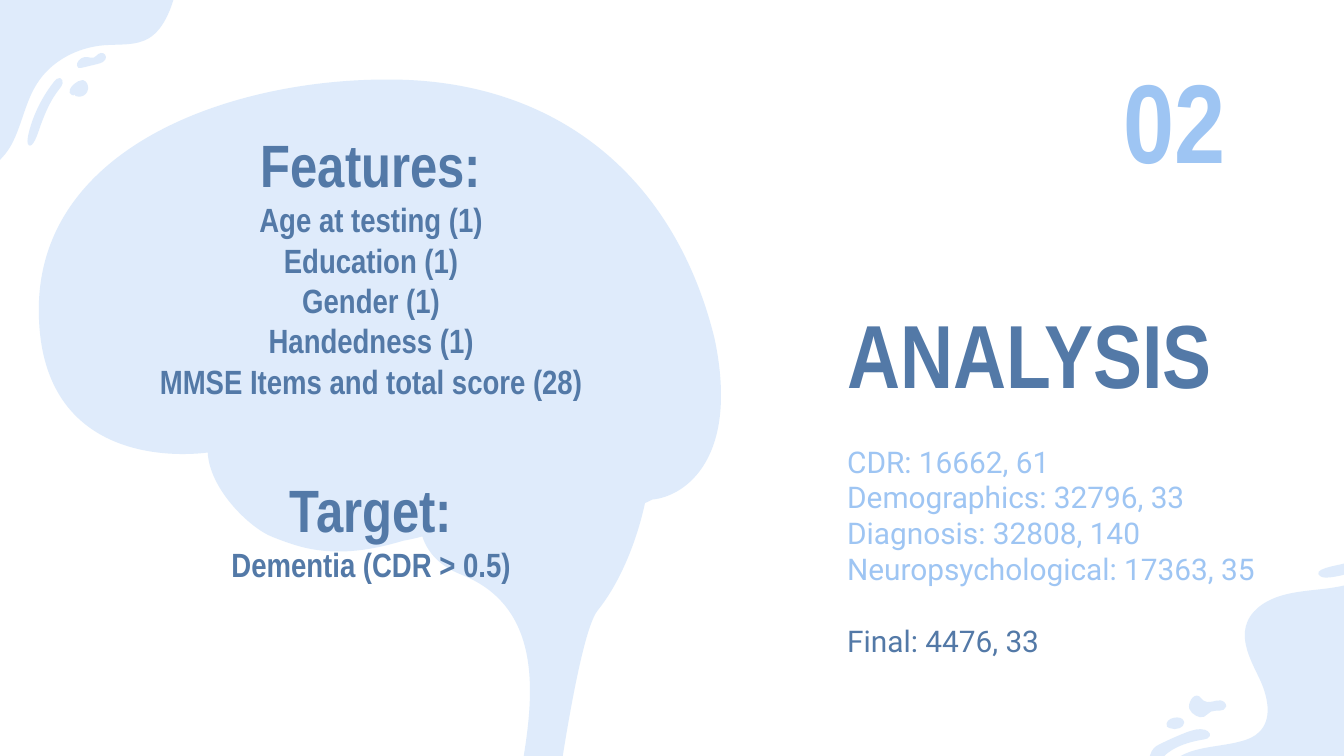
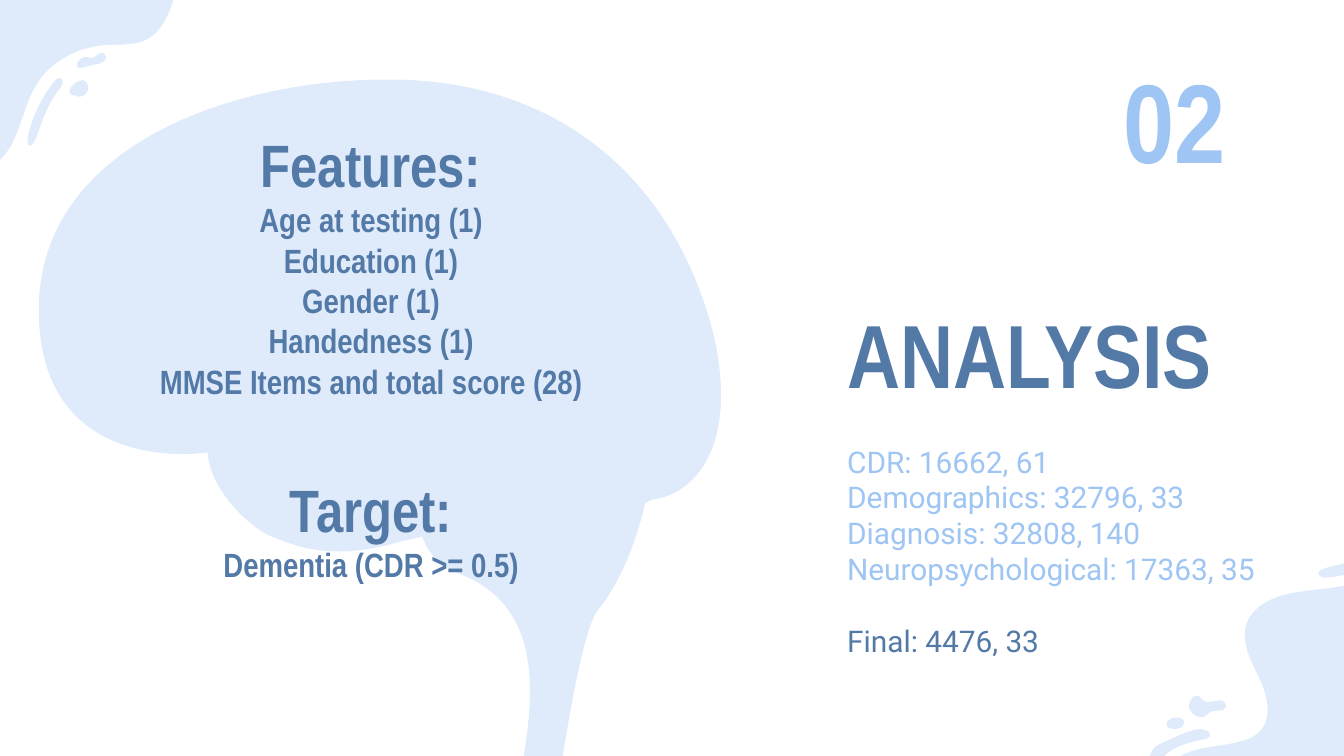
Before and after one commit to ClaytonYoung/ClaytonYoung.github.io, a slide deck: slide 5 of assets/Metis/Classification/classification_pptx_clayton_young.pptx. Drawn at 1344x756 pixels with LibreOffice and Linux fonts; fonts in the diff are those of the drawing. Boxes give left, top, right and bottom in pixels: in the first picture for what was removed or moved away, otherwise in the second. Text is boxed around its words. In the diff, an @@ line names an element or a change of style, - is before the commit and + after.

```diff
--- a/assets/Metis/Classification/classification_pptx_clayton_young.pptx
+++ b/assets/Metis/Classification/classification_pptx_clayton_young.pptx
@@ text at bbox=[223, 552, 518, 584]: text changed @@
-Dementia (CDR > 0.5)
+Dementia (CDR >= 0.5)
```
Also in this commit, not shown: 1 other slide changed, 1 other file.
